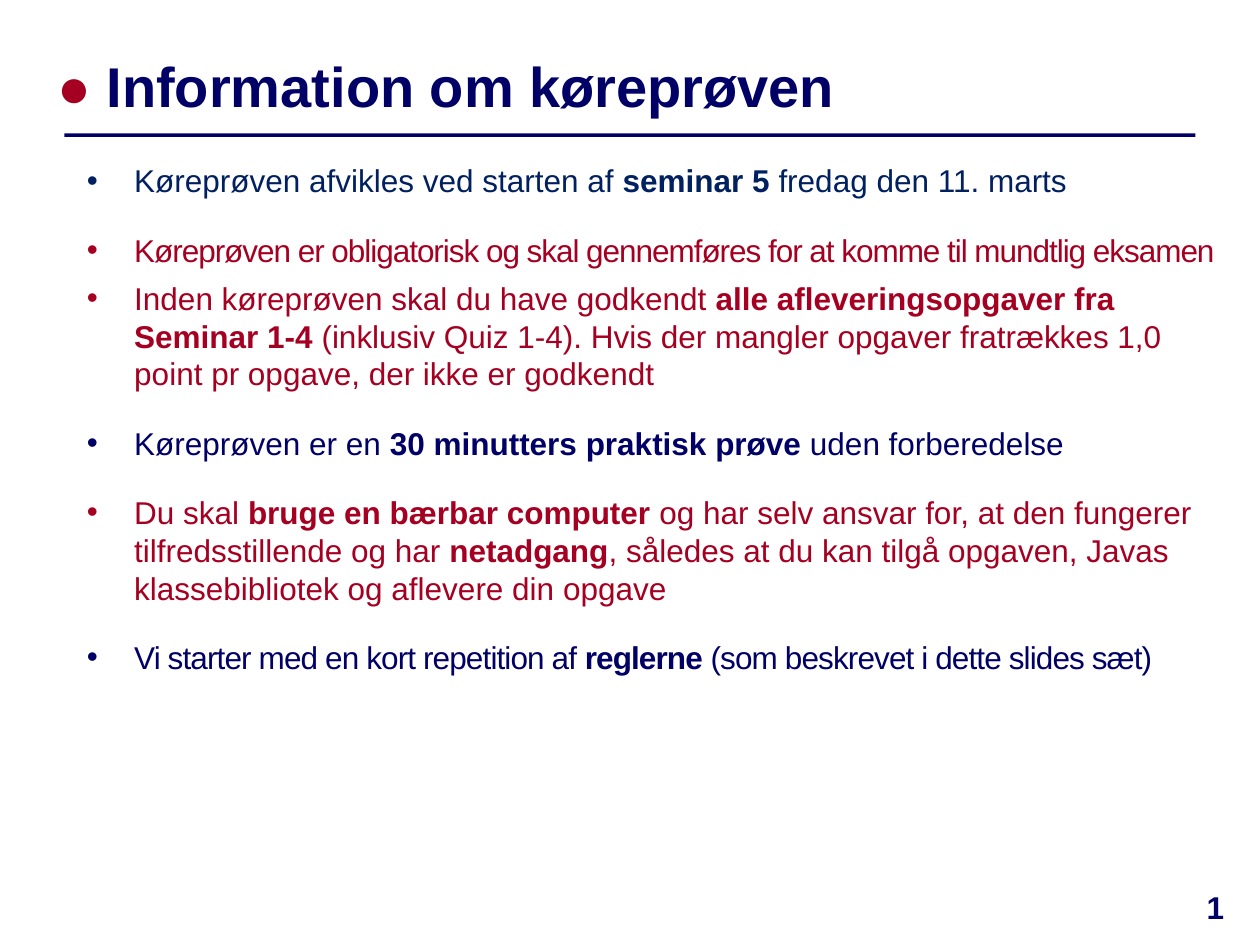
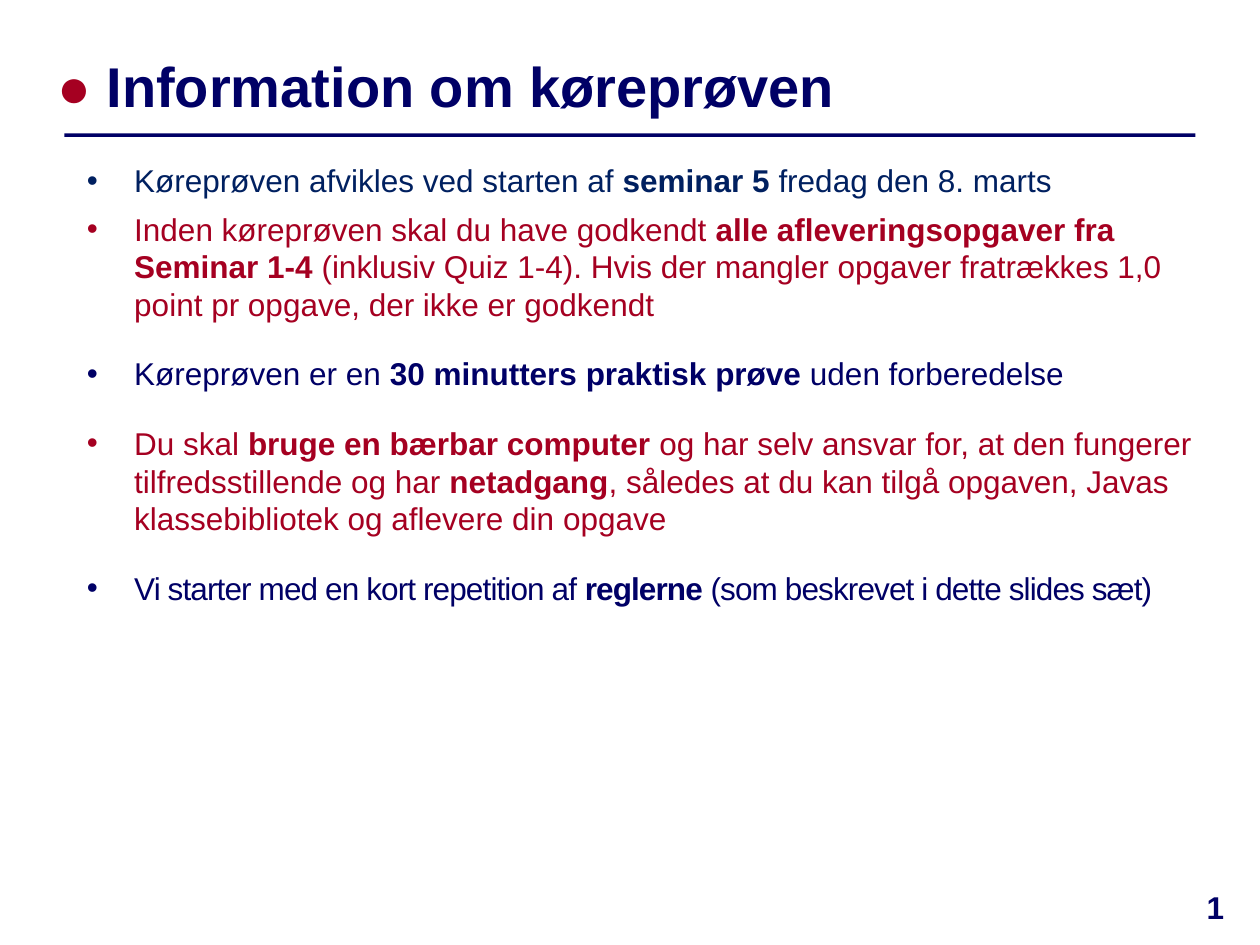
Before and after one commit to IntProgAU/Materiale, a slide deck: slide 1 of web/g24/status/Køreprøven.pptx. Drawn at 1260x945 pixels with LibreOffice and Linux fonts; fonts in the diff are those of the drawing. Boxes give left, top, right and bottom in pixels: in the first picture for what was removed or moved away, otherwise in the second. Text is boxed around its words. In the diff, an @@ line names an element or a change of style, - is before the commit and + after.

```diff
--- a/web/g24/status/Køreprøven.pptx
+++ b/web/g24/status/Køreprøven.pptx
@@ text at (134,169,1052,198): text changed; text colour #A50021 to #002060 @@
-• Køreprøven afvikles ved starten af seminar 5 fredag den 11. marts
-• Køreprøven er obligatorisk og skal gennemføres for at komme til mundtlig eksamen
+• Køreprøven afvikles ved starten af seminar 5 fredag den 8. marts
```
Also in this commit, not shown: 2 other slides changed.
